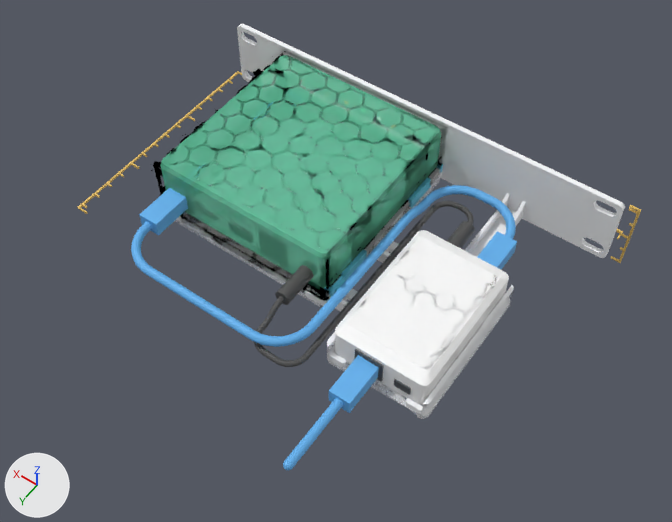
What one commit did to the glTF model viewer/home-assistant-green-rack-cable_friendly-no_shutter.glb.
Camera for both pictures: a 50 mm lens placed at (-190.0, 250.0, 381.0), pointed at (-13.0, 3.0, -8.0). The axes (+X, +Y, +Z) are drawn at lower left. The lights are the same throughout. The older version comes first. Where no turn or scale is listed for an object, it has been applied to the vertices. Vertices at exactly the same position are counted once.

Before the edit, the objects in view are built like this:
```python
ob_dc_cable = bpy.data.objects.new('DC cable', me_dc_cable)
ob_dc_cable.location = (0.0, 0.0, 0.0)
ob_home_assistant_green = bpy.data.objects.new('Home Assistant Green', me_home_assistant_green)
ob_home_assistant_green.location = (0.0, 0.0, 0.0)
ob_incoming_poe_cable = bpy.data.objects.new('Incoming PoE cable', me_incoming_poe_cable)
ob_incoming_poe_cable.location = (0.0, 0.0, 0.0)
ob_internal_ethernet_cable = bpy.data.objects.new('Internal Ethernet cable', me_internal_ethernet_cable)
ob_internal_ethernet_cable.location = (0.0, 0.0, 0.0)
ob_poe_splitter_connector_faces = bpy.data.objects.new('PoE splitter connector faces', me_poe_splitter_connector_faces)
ob_poe_splitter_connector_faces.location = (0.0, 0.0, 0.0)
ob_tp_link_cradle_floor = bpy.data.objects.new('TP-Link cradle floor', me_tp_link_cradle_floor)
ob_tp_link_cradle_floor.location = (0.0, 0.0, 0.0)
ob_tp_link_cradle_side_walls = bpy.data.objects.new('TP-Link cradle side walls', me_tp_link_cradle_side_walls)
ob_tp_link_cradle_side_walls.location = (0.0, 0.0, 0.0)
ob_tp_link_tl_pd30g_m2 = bpy.data.objects.new('TP-Link TL-PD30G-M2', me_tp_link_tl_pd30g_m2)
ob_tp_link_tl_pd30g_m2.location = (0.0, 0.0, 0.0)
ob_white_rack_mount = bpy.data.objects.new('White rack mount', me_white_rack_mount)
ob_white_rack_mount.location = (0.0, 0.0, 0.0)
# also in view: 'Green retention — X-brace cage + rear cap' at (35.0, -29.0, 3.0); 'Device retention — hybrid top clips' at (-2.0, -21.0, 1.0); 'Device retention — rounded vent-frame cages' at (-3.0, -21.0, 1.0); 'Optional protection — ventilated 1U chassis' at (1.0, 0.0, 1.0)
```
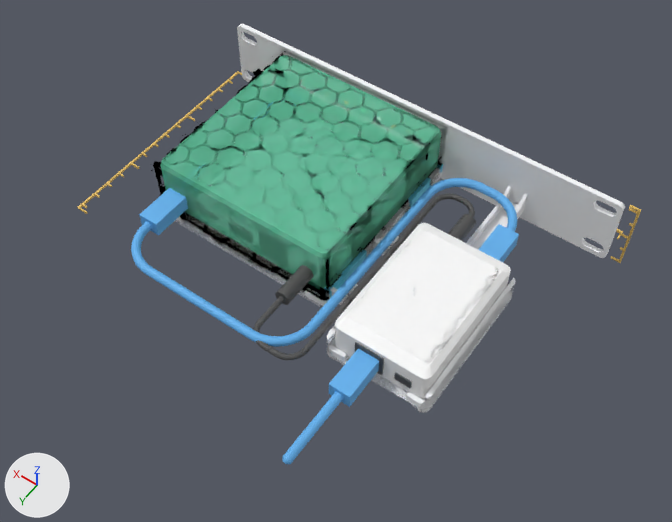
The change, as a list of edits to the scene's bpy script:
```text
Change me_white_rack_mount:
    where me_white_rack_mount.from_pydata(...)  # 890 vertices, 1796 faces; spans x -126.0..128.0, y -94.0..21.0, z -20.0..23.0
    me_white_rack_mount part 1: the loose piece of 126 vertices spanning x -39.0..-22.0, y -33.0..-19.0, z -20.0..-12.0 is moved by (0.0, 0.0, 6.0)
    me_white_rack_mount part 2: the loose piece of 126 vertices spanning x -39.0..-22.0, y 7.0..21.0, z -20.0..-12.0 is moved by (0.0, 0.0, 6.0)
    me_white_rack_mount part 3: 17 vertices moved from x -113.0..-63.0, y -91.0..-34.0, z -20.0..14.0 to x -113.0..-63.0, y -91.0..-34.0, z -14.0..14.0; 16 vertices removed from x -75.0..-63.0, y -91.0..-34.0, z -20.0..-12.0; 16 vertices added at x -75.0..-63.0, y -91.0..-34.0, z -14.0..0.0
Change me_tp_link_cradle_floor:
    remove me_tp_link_cradle_floor.from_pydata(...)  # 576 vertices, 1296 faces; spans x -99.0..-39.2, y -36.7..49.9, z -20.0..-17.0
    add me_tp_link_cradle_floor.from_pydata(...)  # 576 vertices, 1296 faces; spans x -99.0..-39.2, y -36.7..49.9, z -14.0..-11.0
    me_tp_link_cradle_floor part 4: the whole mesh is moved by (0.0, 0.0, 6.0)
Change me_tp_link_cradle_side_walls:
    remove me_tp_link_cradle_side_walls.from_pydata(...)  # 120 vertices, 232 faces; spans x -99.0..-39.2, y -36.7..49.9, z -17.2..-6.0
    add me_tp_link_cradle_side_walls.from_pydata(...)  # 120 vertices, 232 faces; spans x -99.0..-39.2, y -36.7..49.9, z -11.2..0.0
    me_tp_link_cradle_side_walls part 5: the whole mesh is moved by (0.0, 0.0, 6.0)
Change me_tp_link_tl_pd30g_m2:
    remove me_tp_link_tl_pd30g_m2.from_pydata(...)  # 312 vertices, 620 faces; spans x -96.1..-42.1, y -33.8..47.0, z -17.0..6.8
    add me_tp_link_tl_pd30g_m2.from_pydata(...)  # 312 vertices, 620 faces; spans x -96.1..-42.1, y -33.8..47.0, z -11.0..12.8
    me_tp_link_tl_pd30g_m2 part 6: the whole mesh is moved by (0.0, 0.0, 6.0)
Change me_poe_splitter_connector_faces:
    remove me_poe_splitter_connector_faces.from_pydata(...)  # 80 vertices, 144 faces; spans x -88.4..-54.6, y -36.5..47.9, z -12.0..2.0
    add me_poe_splitter_connector_faces.from_pydata(...)  # 80 vertices, 144 faces; spans x -88.4..-54.6, y -36.5..47.9, z -6.0..8.0
    me_poe_splitter_connector_faces part 7: the loose piece of 8 vertices spanning x -72.2..-56.2, y 46.1..47.9, z -12.0..2.0 is moved by (0.0, 0.0, 6.0)
    me_poe_splitter_connector_faces part 8: 8 of 80 vertices moved; they spanned x -88.1..-79.1, y 46.1..47.9, z -8.5..-3.5 and now span x -88.1..-79.1, y 46.1..47.9, z -2.5..2.5; mean shift (0.0, 0.0, 6.0); largest move (-79.1, 46.1, -8.5) -> (-79.1, 46.1, 2.5)
    other edits to the shape of me_poe_splitter_connector_faces do not show in these pictures
Change me_internal_ethernet_cable:
    remove me_internal_ethernet_cable.from_pydata(...)  # 3836 vertices, 7668 faces; spans x -86.0..84.0, y -82.0..72.0, z -10.0..6.0
    add me_internal_ethernet_cable.from_pydata(...)  # 3798 vertices, 7592 faces; spans x -86.0..84.0, y -82.0..72.0, z -4.0..6.0
    me_internal_ethernet_cable part 9: 22 vertices moved from x -33.0..-29.0, y -54.0..-37.0, z -2.0..3.0 to x -34.0..-29.0, y -54.0..-37.0, z -2.0..3.0; 1788 vertices removed from x -86.0..-29.0, y -82.0..-34.0, z -10.0..3.0; 1750 vertices added at x -86.0..-29.0, y -82.0..-34.0, z -4.0..5.0
    other edits to the shape of me_internal_ethernet_cable do not show in these pictures
Change me_incoming_poe_cable:
    remove me_incoming_poe_cable.from_pydata(...)  # 138 vertices, 272 faces; spans x -70.2..-58.2, y 47.0..113.7, z -9.6..-0.6
    add me_incoming_poe_cable.from_pydata(...)  # 138 vertices, 272 faces; spans x -70.2..-58.2, y 47.0..113.7, z -3.6..5.4
    me_incoming_poe_cable part 10: the whole mesh is moved by (0.0, 0.0, 6.0)
Change me_dc_cable:
    remove me_dc_cable.from_pydata(...)  # 3967 vertices, 7930 faces; spans x -63.1..-4.6, y -67.3..72.3, z -9.3..5.3
    add me_dc_cable.from_pydata(...)  # 3929 vertices, 7854 faces; spans x -63.1..-4.6, y -67.3..72.3, z -3.3..5.3
    me_dc_cable part 11: 3873 vertices removed from x -63.1..-7.3, y -67.3..72.3, z -9.3..2.5; 3835 vertices added at x -63.1..-7.3, y -67.3..72.3, z -3.3..5.2
Change me_device_retention___rounded_vent_frame_cages:
    remove me_device_retention___rounded_vent_frame_cages.from_pydata(...)  # 4400 vertices, 9752 faces; spans x -99.0..93.0, y -91.0..50.0, z -20.0..22.0
    add me_device_retention___rounded_vent_frame_cages.from_pydata(...)  # 3938 vertices, 8828 faces; spans x -99.0..93.0, y -91.0..50.0, z -14.0..22.0
    me_device_retention___rounded_vent_frame_cages part 12: 93 vertices moved from x -99.0..93.0, y -91.0..50.0, z -20.0..8.0 to x -99.0..93.0, y -91.0..50.0, z -14.0..14.0; 3017 vertices removed from x -99.0..93.0, y -91.0..50.0, z -20.0..8.0; 2555 vertices added at x -99.0..93.0, y -91.0..50.0, z -14.0..14.0
```

Where the change shows, as pixel boxes [x1, y1, x2, y2] in the pictures (672 x 522 px; the box of a moved part takes in the faces that stretch with it):
'Device retention — rounded vent-frame cages', reshaped
    before: [153, 53, 518, 418]
    after: [153, 53, 520, 412]
'TP-Link TL-PD30G-M2', moved
    before: [335, 232, 504, 405]
    after: [335, 223, 506, 399]
'White rack mount', reshaped
    before: [237, 23, 625, 310]
    after: [237, 23, 625, 300]
'Internal Ethernet cable', reshaped
    before: [131, 185, 517, 347]
    after: [131, 178, 518, 347]
'Incoming PoE cable', moved
    before: [283, 355, 379, 470]
    after: [282, 348, 379, 464]
'DC cable', reshaped
    before: [255, 201, 475, 367]
    after: [253, 193, 474, 360]
'PoE splitter connector faces', reshaped
    before: [354, 349, 411, 391]
    after: [355, 342, 412, 388]
'TP-Link cradle side walls', moved
    before: [328, 294, 508, 414]
    after: [327, 287, 511, 407]
'TP-Link cradle floor', moved (mostly hidden)
    before: [327, 357, 420, 417]
    after: [329, 354, 424, 412]
part 1 of me_white_rack_mount, moved or reshaped (mostly hidden)
    before: [377, 241, 397, 262]
    after: [375, 236, 398, 253]
part 2 of me_white_rack_mount, moved or reshaped (mostly hidden)
    before: [335, 289, 356, 310]
    after: [333, 288, 351, 300]
part 3 of me_white_rack_mount, moved or reshaped
    before: [444, 167, 598, 256]
    after: [443, 155, 598, 256]
part 7 of me_poe_splitter_connector_faces, moved or reshaped
    before: [354, 349, 383, 382]
    after: [355, 342, 384, 375]
part 8 of me_poe_splitter_connector_faces, moved or reshaped
    before: [396, 380, 411, 391]
    after: [396, 373, 412, 388]
part 9 of me_internal_ethernet_cable, moved or reshaped
    before: [407, 185, 517, 259]
    after: [407, 178, 518, 255]
part 12 of me_device_retention___rounded_vent_frame_cages, moved or reshaped
    before: [180, 135, 518, 418]
    after: [325, 135, 520, 412]
